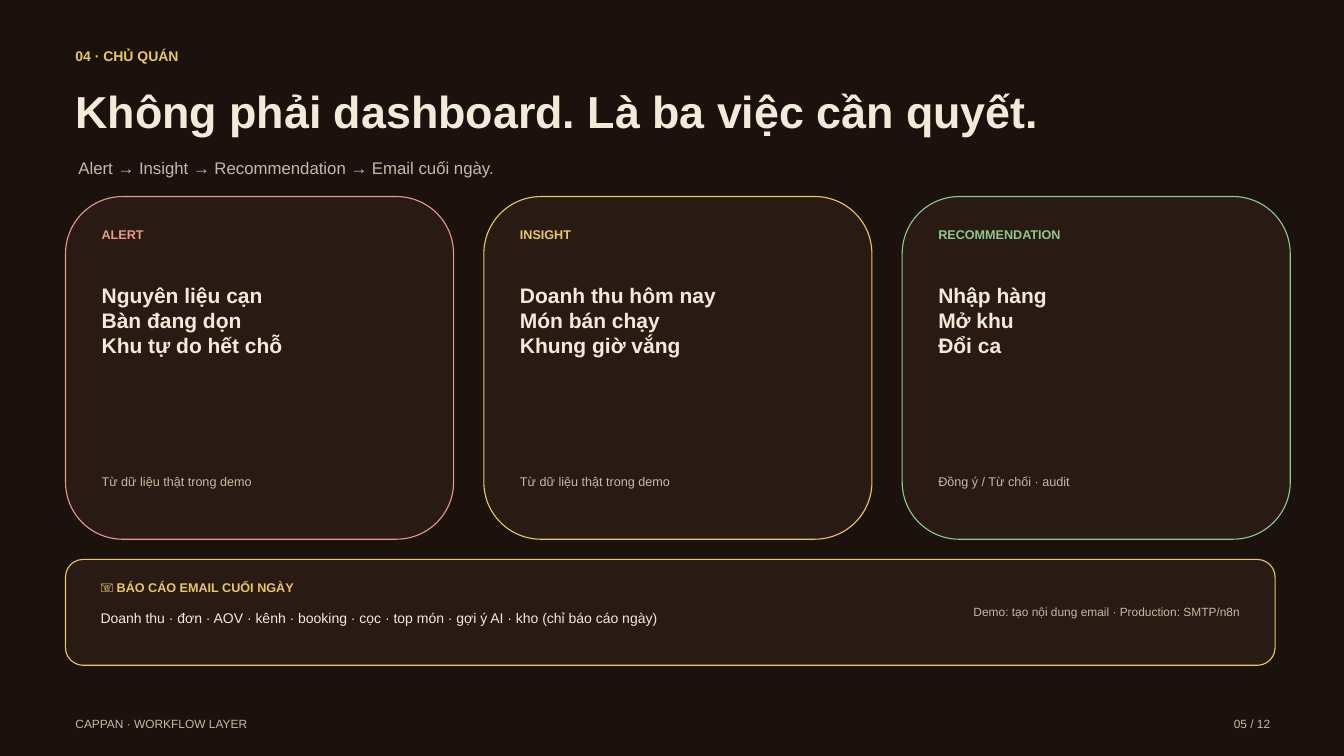
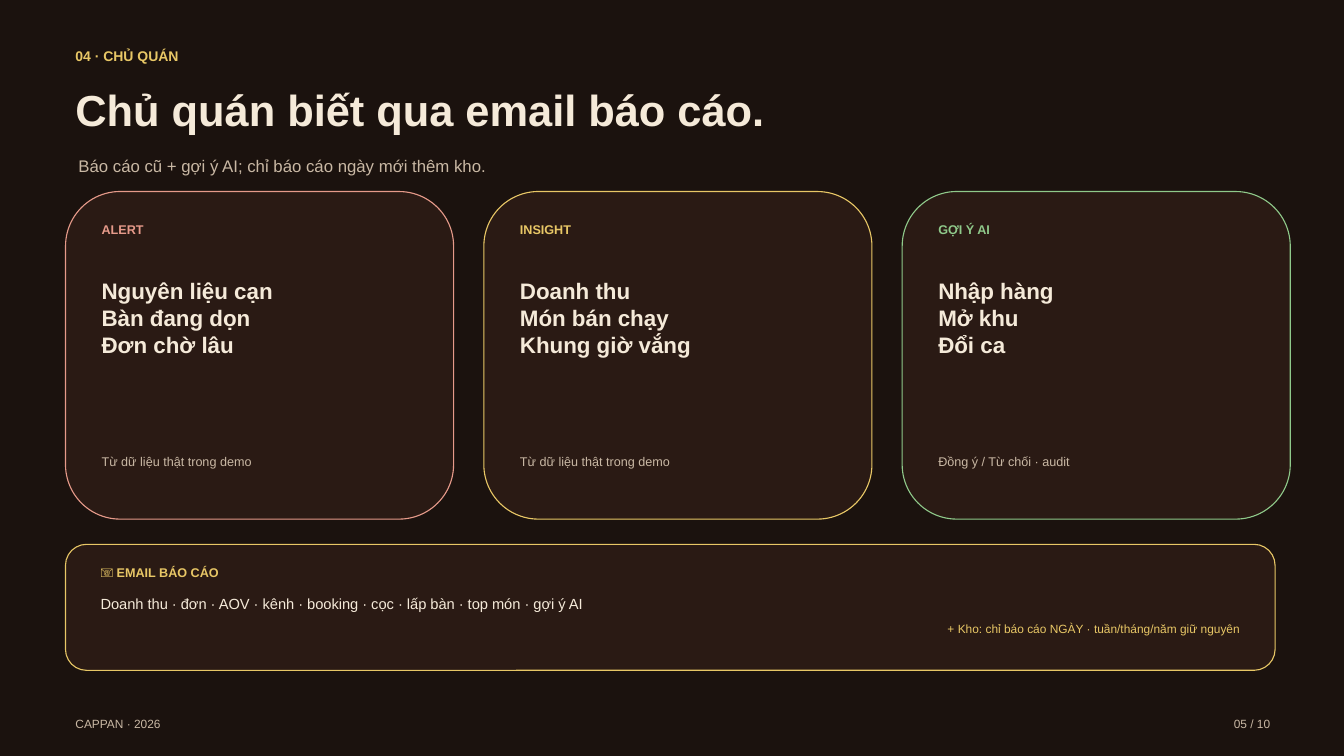
Before and after one commit to cappannguyen-0901/cappanwebdemo, a slide deck: slide 5 of cappan-slides.pptx. Drawn at 1344x756 pixels with LibreOffice and Linux fonts; fonts in the diff are those of the drawing. Boxes give left, top, right and bottom in pixels: in the first picture for what was removed or moved away, otherwise in the second. Text is boxed around its words. In the diff, an @@ line names an element or a change of style, - is before the commit and + after.

```diff
--- a/cappan-slides.pptx
+++ b/cappan-slides.pptx
@@ text at [75,92,764,135]: text changed; size 32 to 31 pt @@
-Không phải dashboard. Là ba việc cần quyết.
+Chủ quán biết qua email báo cáo.
@@ text at [78,159,486,176]: text changed @@
-Alert → Insight → Recommendation → Email cuối ngày.
+Báo cáo cũ + gợi ý AI; chỉ báo cáo ngày mới thêm kho.
@@ rounded rectangle: place and size @@
-rounded rectangle at [66,197,454,539]
+rounded rectangle at [66,192,454,519]
@@ rounded rectangle: place and size @@
-rounded rectangle at [484,197,872,539]
+rounded rectangle at [484,192,872,519]
@@ rounded rectangle: place and size @@
-rounded rectangle at [902,197,1291,539]
+rounded rectangle at [902,192,1291,519]
@@ text "ALERT": place and size @@
-text "ALERT" at [102,230,144,239]
+text "ALERT" at [102,225,144,234]
@@ text "INSIGHT": place and size @@
-text "INSIGHT" at [520,230,571,239]
+text "INSIGHT" at [520,225,571,234]
@@ text at [938,224,990,236]: text changed @@
-RECOMMENDATION
+GỢI Ý AI
@@ text at [102,282,272,353]: text changed; size 15 to 16 pt @@
-Nguyên liệu cạn
-Bàn đang dọn
-Khu tự do hết chỗ
+Nguyên liệu cạn
+Bàn đang dọn
+Đơn chờ lâu
@@ text at [520,282,691,358]: text changed; size 15 to 16 pt @@
-Doanh thu hôm nay
-Món bán chạy
-Khung giờ vắng
+Doanh thu
+Món bán chạy
+Khung giờ vắng
@@ text "Nhập hàng Mở khu Đổi ..." at [938,282,1053,353]: size 15 to 16 pt @@
@@ 3 texts: place and size @@
-3 texts at [102,476,1069,489]
+3 texts at [102,456,1069,469]
@@ rounded rectangle: place and size @@
-rounded rectangle at [66,560,1275,665]
+rounded rectangle at [66,544,1275,670]
@@ text at [117,567,219,577]: text changed @@
-📧 BÁO CÁO EMAIL CUỐI NGÀY
+📧 EMAIL BÁO CÁO
@@ text at [101,597,583,612]: text changed; size 10 to 10.5 pt @@
-Doanh thu · đơn · AOV · kênh · booking · cọc · top món · gợi ý AI · kho (chỉ báo cáo ngày)
+Doanh thu · đơn · AOV · kênh · booking · cọc · lấp bàn · top món · gợi ý AI
@@ text at [958,624,1240,636]: text changed; text colour #C9B8A4 to #E8C766 @@
-Demo: tạo nội dung email · Production: SMTP/n8n
++ Kho: chỉ báo cáo NGÀY · tuần/tháng/năm giữ nguyên
@@ text at [75,719,161,728]: text changed @@
-CAPPAN · WORKFLOW LAYER
+CAPPAN · 2026
@@ text at [1234,719,1270,728]: text changed @@
-05 / 12
+05 / 10
```
Also in this commit, not shown: 8 other slides changed, 1 slide added, 3 slides removed, 11 other files.
